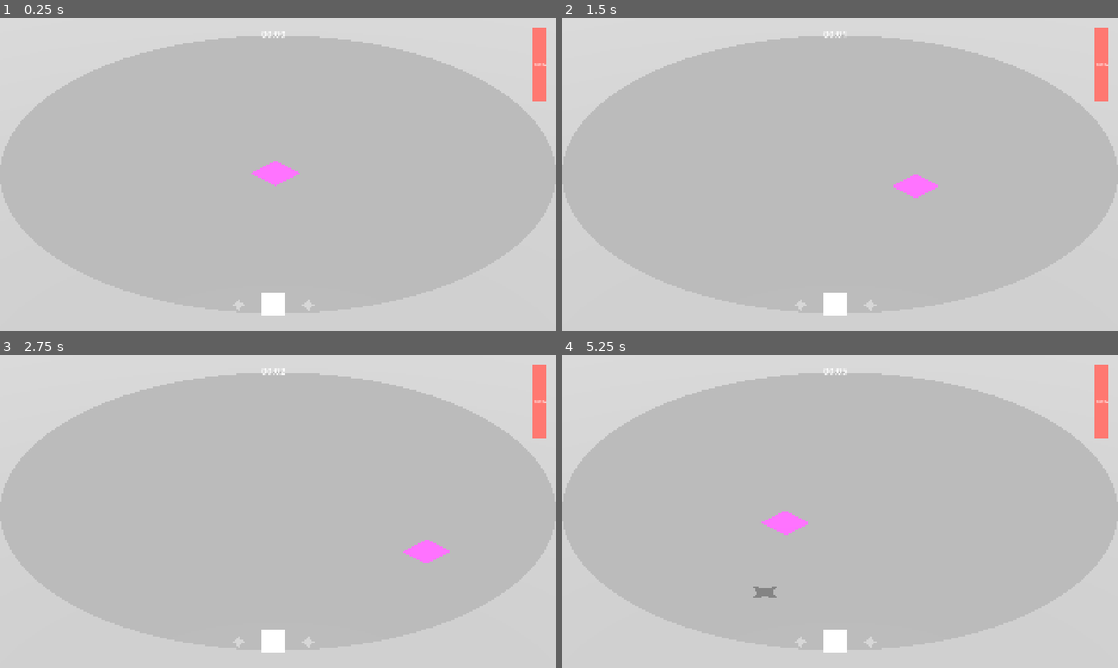
Above: before the commit, frames 1-4 (two rows, left to right).
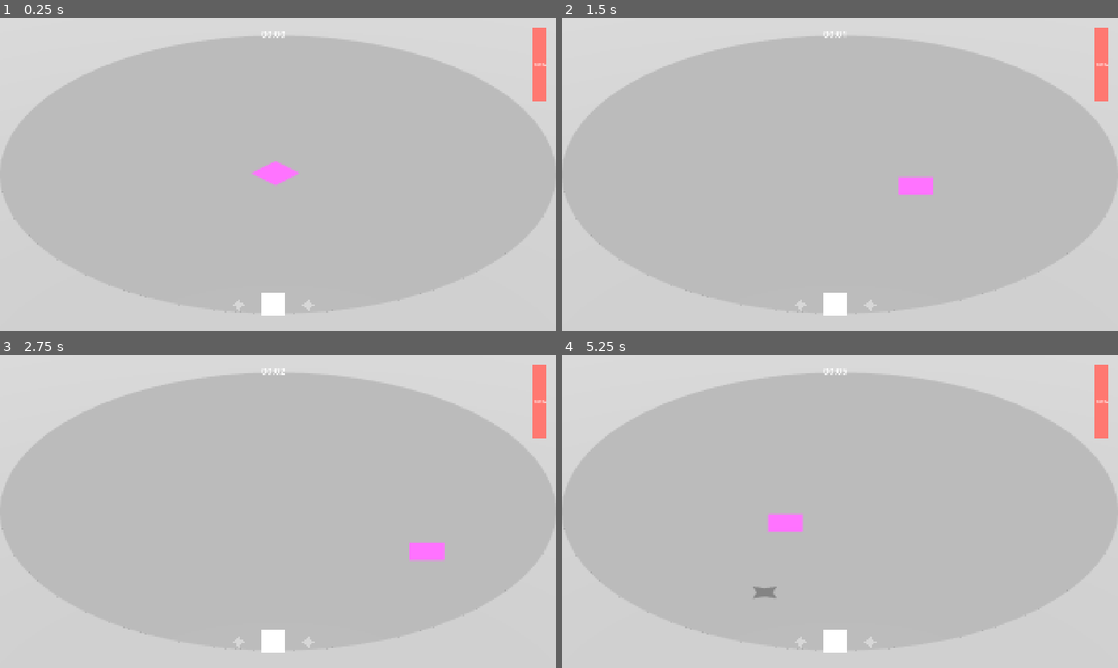
Above: after the commit, the same moments.

Repository: Kazuren/SquareHole
Game: Godot game, scene res://Main.tscn
The game is run twice, just before and just after one commit, with the same random seed, the same clock (stepped at 60 frames per second) and the same inputs.
Inputs:
- Up to frame 1 (0.25 s): no input
- Up to frame 2 (1.5 s): tap Enter at 0.5 s; hold D (move_right) 0.53-1.28 s; tap R (rotate, bound only after the commit) at 0.6 s; hold S (move_down) from 1.28 s (still down); tap Shift (run) at 1.35 s
- Up to frame 3 (2.75 s): tap R (rotate, bound only after the commit) at 1.55, 2.1 s; release S (move_down) at 2.03 s; hold D (move_right) from 2.03 s (still down)
- Up to frame 4 (5.25 s): release D (move_right) at 2.78 s; hold W (move_up) 2.78-3.53 s; tap R (rotate, bound only after the commit) at 2.85, 3.8, 4.35, 5.1 s; hold Shift (run) 3.53-4.28 s; hold A (move_left) 3.53-5.03 s; hold S (move_down) from 5.03 s (still down)

The runs differ from the first frame. In frame 1, less than 0.1% of the frame differs, in the area x 2-86%, y 45-95%; in frame 2, 0.2%; in frame 3, 0.2%; in frame 4, 0.2%, in the area x 2-86%, y 50-95%.

Commit message:
add rotation

Diff:
--- a/Main.tscn
+++ b/Main.tscn
@@ -56,6 +56,7 @@
 hit_label_scene = ExtResource("8_trn2v")
 enemy_scenes = Array[ExtResource("4_3dxm6")]([ExtResource("7_wkp8b"), ExtResource("7_03owx")])
 sanity_penalty_curve = SubResource("Curve_03owx")
+rotation_step = 45.0
 
 [node name="Pivot" type="Node3D" parent="." unique_id=556041694]
 transform = Transform3D(0.7071067, -0.3535534, 0.61237234, 0, 0.8660254, 0.5, -0.7071067, -0.3535534, 0.61237234, 0, 0, 0)
--- a/Player.tscn
+++ b/Player.tscn
@@ -15,6 +15,7 @@
 
 [node name="Player" unique_id=56703870 instance=ExtResource("1_xhfnw")]
 sorting_offset = 10.0
+cast_shadow = 0
 mesh = null
 script = ExtResource("2_kpjcp")
 PLAYER_WALK_SPEED_PER_SECOND = 3.0
@@ -26,6 +27,7 @@
 
 [node name="Visual" type="CSGPolygon3D" parent="." index="1" unique_id=1329389281]
 transform = Transform3D(1, 0, 0, 0, 0, 1, 0, -1, 0, 0, 0.5, 0)
+cast_shadow = 0
 polygon = PackedVector2Array(0.5, -0.5, -0.5, -0.5, -0.5, 0.5, 0.5, 0.5)
 depth = 0.02
 material = SubResource("StandardMaterial3D_visual")
--- a/ShapeEntity.gd
+++ b/ShapeEntity.gd
@@ -9,6 +9,11 @@
 	set(value):
 		shape_scale = value
 		self.scale = Vector3.ONE * shape_scale
+
+var shape_rotation_degrees: float = 0.0:
+	set(value):
+		shape_rotation_degrees = value
+		self.rotation.y = deg_to_rad(-value) # negative so positive input = CW from top-down view
 
 @onready var collisionShape2D: CollisionShape2D = $%CollisionShape2D
 
@@ -56,6 +61,7 @@
 	var projected_pos_scaled = Vector2(self.position.x, self.position.z) * baseline_scale
 	return self.get_points_2d() \
 		* Transform2D(0, Vector2.ONE * shape_scale, 0, Vector2.ZERO) \
+		* Transform2D(deg_to_rad(-shape_rotation_degrees), Vector2.ONE, 0, Vector2.ZERO) \
 		* Transform2D(0, Vector2.ONE, 0, -projected_pos_scaled) \
 		* Transform2D(0, Vector2.ONE / baseline_scale, 0, Vector2.ZERO)
 
--- a/Shapes/PlayerShapes/Star.tres
+++ b/Shapes/PlayerShapes/Star.tres
@@ -4,5 +4,5 @@
 
 [resource]
 script = ExtResource("1_packedshape")
-points = PackedVector2Array(-48, 0, -16, 16, 0, 48, 16, 16, 50, 0, 16, -16, 0, -48, -16, -16)
+points = PackedVector2Array(-48, 0, -16, 16, 0, 48, 16, 16, 48, 0, 16, -16, 0, -48, -16, -16)
 display_name = "Star"
--- a/Shapes/Star.tscn
+++ b/Shapes/Star.tscn
@@ -4,7 +4,7 @@
 
 [sub_resource type="ConvexPolygonShape2D" id="ConvexPolygonShape2D_ayhff"]
 resource_local_to_scene = true
-points = PackedVector2Array(-48, 0, -16, 16, 0, 48, 16, 16, 50, 0, 16, -16, 0, -48, -16, -16)
+points = PackedVector2Array(-48, 0, -16, 16, 0, 48, 16, 16, 48, 0, 16, -16, 0, -48, -16, -16)
 
 [node name="Star" unique_id=56703870 instance=ExtResource("1_ayhff")]
 
--- a/game_stats.gd
+++ b/game_stats.gd
@@ -3,6 +3,7 @@
 
 
 var sanity: float = 1
+var rotation_step: float = 90.0
 
 # Called when the node enters the scene tree for the first time.
 func _ready() -> void:
--- a/main.gd
+++ b/main.gd
@@ -17,11 +17,11 @@
 # game over/win screen(after 20 minutes?)
 # main menu
 
-# player switching shape
 # rotate player + spawn rotated enemy shapes
 
 # distortion as player loses sanity?
 # protagonist texture near sanity bar, change texture on sanity change
+# export prefixed sanity levels with an associated texture
 
 # maybe switch from curved to linear score formula as game progresses to aid in difficulty scaling?
 
@@ -45,10 +45,14 @@
 @export_range(0.1, 1.0, 0.05) var enemy_shape_scale: float = 1.0
 @export_range(0.0, 5.0, 0.1) var magnet_radius: float = 0.2
 @export_range(0.0, 10.0, 0.1) var magnet_strength: float = 3.0
+@export var rotation_step: float = 90.0
+# weight per rotation bucket: index i → rotation of i * rotation_step degrees
+@export var enemy_rotation_weights: Array[int] = [100, 0, 0, 0]
 
 var enemies: Array[ShapeEntity] = []
 var enemy_previews: Dictionary = {} # ShapeEntity -> CSGPolygon3D
 var enemy_bag: Bag
+var enemy_rotation_bag: Bag
 var SPAWN_HEIGHT: float = 15.0
 
 var rng = RandomNumberGenerator.new()
@@ -101,6 +105,13 @@
 
 	print(enemy_bag.probabilities())
 
+	GameStats.rotation_step = rotation_step
+
+	enemy_rotation_bag = Bag.new(rng)
+	for i in range(enemy_rotation_weights.size()):
+		if enemy_rotation_weights[i] > 0:
+			enemy_rotation_bag.add(i * rotation_step, enemy_rotation_weights[i])
+
 	starting_time_ticks = Time.get_ticks_msec()
 
 	Engine.time_scale = 1
@@ -127,6 +138,7 @@
 
 	var node: ShapeEntity = enemy_packed.scene.instantiate()
 	node.shape_scale = enemy_shape_scale
+	node.shape_rotation_degrees = pick_enemy_rotation()
 
 	add_child(node)
 	enemies.append(node)
@@ -289,3 +301,8 @@
 	var theta: float = rng.randf() * TAU
 	var offset := Vector2(cos(theta) * r, sin(theta) * r)
 	return offset
+
+
+func pick_enemy_rotation() -> float:
+	var draw = enemy_rotation_bag.draw()
+	return draw if draw != null else 0.0
--- a/player.gd
+++ b/player.gd
@@ -24,6 +24,9 @@
 		switch_shape(-1)
 	elif Input.is_action_just_pressed("switch_right"):
 		switch_shape(1)
+
+	if Input.is_action_just_pressed("rotate"):
+		rotate_shape()
 
 	var input_vector: Vector2 = Input.get_vector("move_left", "move_right", "move_down", "move_up")
 
@@ -53,8 +56,13 @@
 	apply_shape(posmod(current_shape_index + direction, n))
 
 
+func rotate_shape() -> void:
+	shape_rotation_degrees = fposmod(shape_rotation_degrees + GameStats.rotation_step, 360.0)
+
+
 func apply_shape(idx: int) -> void:
 	current_shape_index = idx
+	shape_rotation_degrees = 0.0 # reset rotation when switching shapes
 	var shape := shapes[idx]
 	(collisionShape2D.shape as ConvexPolygonShape2D).points = shape.points
 	# Collision points are in 100-unit space, scale down to world scale
--- a/project.godot
+++ b/project.godot
@@ -74,6 +74,11 @@
 "events": [Object(InputEventKey,"resource_local_to_scene":false,"resource_name":"","device":-1,"window_id":0,"alt_press …(192 unchanged characters)…
 ]
 }
+rotate={
+"deadzone": 0.2,
+"events": [Object(InputEventKey,"resource_local_to_scene":false,"resource_name":"","device":-1,"window_id":0,"alt_pressed":false,"shift_pressed":false,"ctrl_pressed":false,"meta_pressed":false,"pressed":false,"keycode":0,"physical_keycode":82,"key_label":0,"unicode":114,"location":0,"echo":false,"script":null)
+]
+}
 
 [physics]
 
@@ -82,3 +87,6 @@
 [rendering]
 
 rendering_device/driver.windows="d3d12"
+anti_aliasing/quality/msaa_2d=3
+anti_aliasing/quality/msaa_3d=3
+anti_aliasing/quality/screen_space_aa=2
